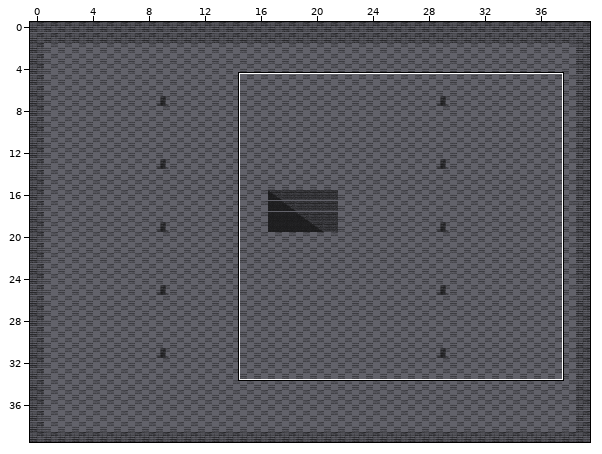
Two versions of a level (Tiled map (JSON), prototypes/arena/map.tmj). Above, an overview of the earlier version with the close-up marked.
Close-up. Before the edit:
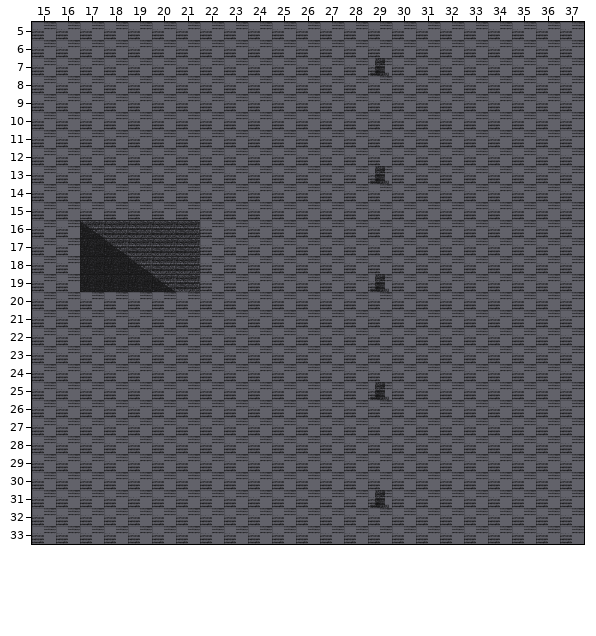
Cells are 40x30 px. Shown: x 15..37, y 5..33. The commit also changed other parts of the map, which this record leaves out.
And afterwards:
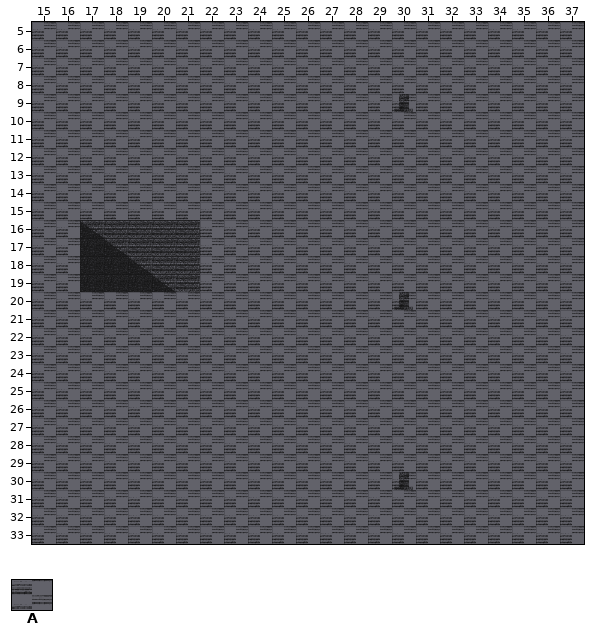
Key: from "static-tiles": A 144.
_ is an empty cell.
See-through tiles are keyed as they look on the map.
What changed:
Layer "wildcards":
y 7: x 29 A -> _
y 9: x 30 _ -> A
y 13: x 29 A -> _
y 19: x 29 A -> _
y 20: x 30 _ -> A
y 25: x 29 A -> _
y 30: x 30 _ -> A
y 31: x 29 A -> _
Pixel boxes of the changes (left, top, right, bottom) in both close-ups:
removed: (370, 58, 389, 76)
added: (394, 94, 413, 112)
removed: (370, 166, 389, 184)
changed: (370, 274, 413, 310)
removed: (370, 382, 389, 400)
changed: (370, 472, 413, 508)
